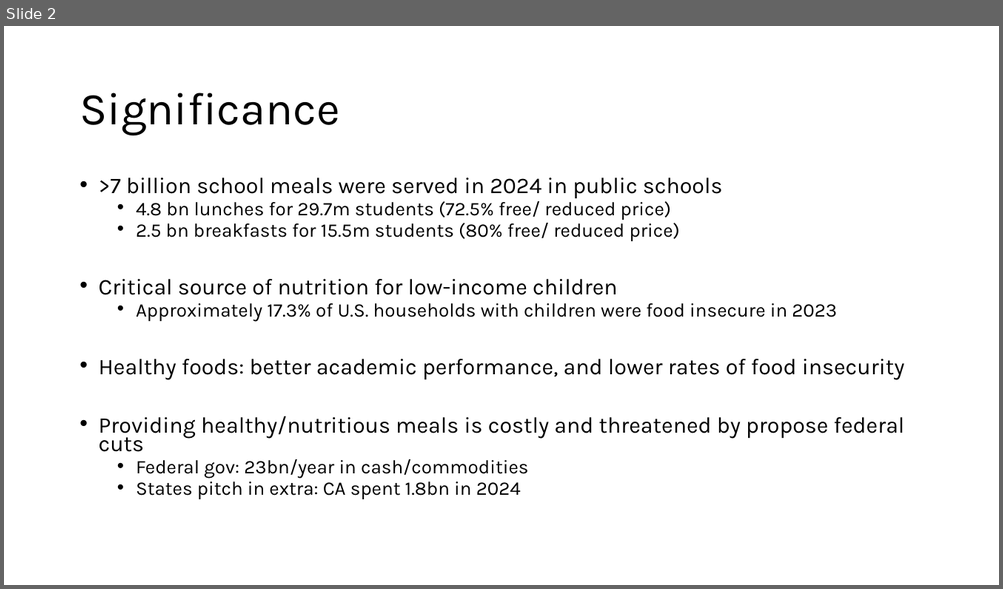
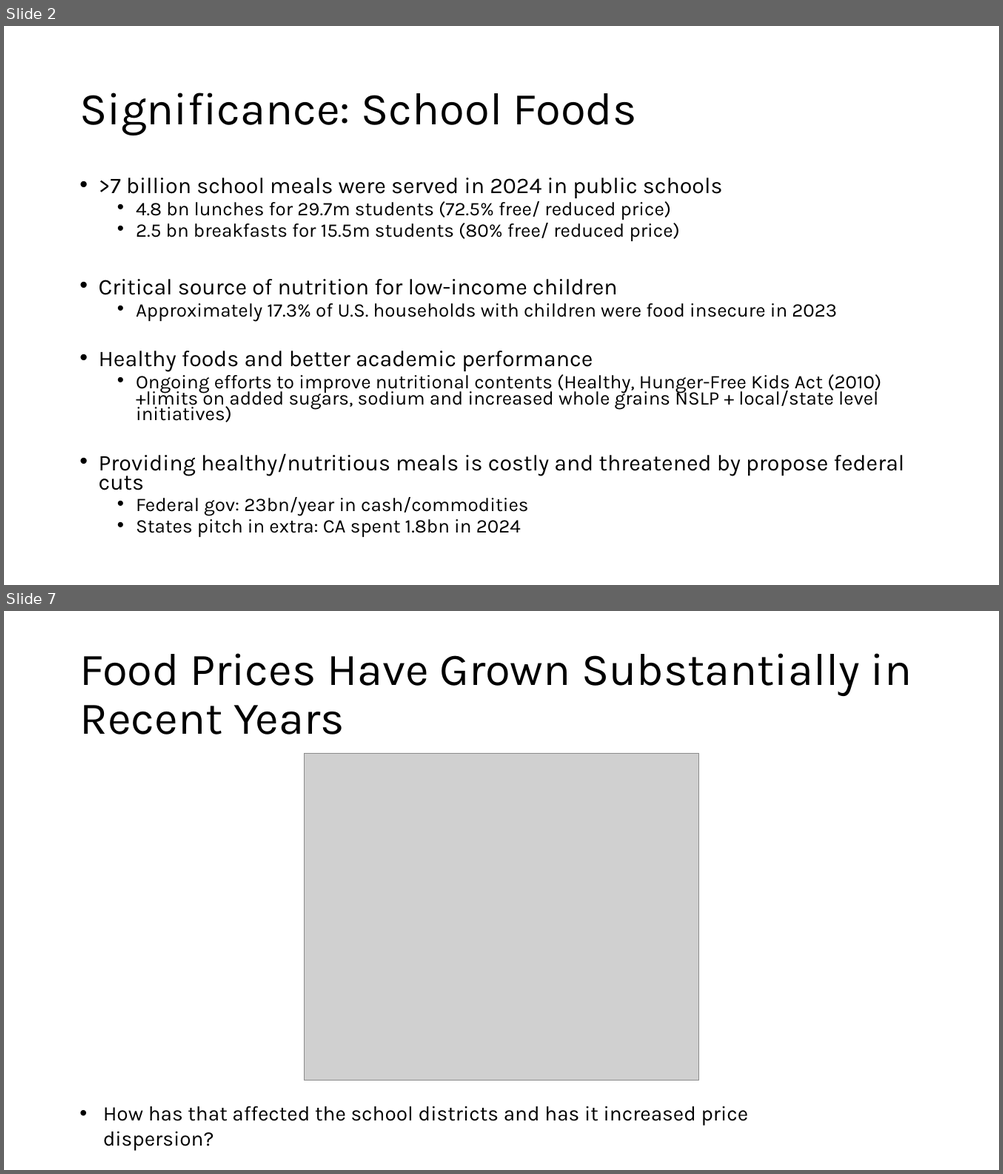
Before and after one commit to darionphan/obesitydata, a slide deck: Slides/SFP.pptx. Shown one above the other, each under a label of ours: slide 2 before the commit, slides 2 and 7 after it; the slides between them are not shown. The pictures are 1003x589 and 1003x1174 pixels, drawn with LibreOffice and Linux fonts; fonts in the diff are those of the drawing; grey boxes stand for pictures. Boxes give left, top, right and bottom in pixels: in the first picture for what was removed or moved away, otherwise in the second. Text is boxed around its words. In the diff, an @@ line names an element or a change of style, - is before the commit and + after.

```diff
--- a/Slides/SFP.pptx
+++ b/Slides/SFP.pptx
@@ slide 7 added at (4, 611, 999, 1170), background #FFFFFF @@
@@ title added at (79, 653, 911, 735), 44 pt, text #000000 @@
+Food Prices Have Grown Substantially in Recent Years
@@ picture added at (304, 754, 699, 1081) @@
@@ text added at (103, 1106, 748, 1126), 20 pt, text #000000 @@
+• How has that affected the school districts and has it increased price dispersion?
@@ slide 2 changed as well @@
@@ title at (79, 93, 637, 136): text changed @@
-Significance
+Significance: School Foods
@@ text at (99, 351, 881, 423): text changed; size 21.7 to 18.6 pt @@
-• Healthy foods: better academic performance, and lower rates of food insecurity
+• Healthy foods and better academic performance
+  • Ongoing efforts to improve nutritional contents (Healthy, Hunger-Free Kids Act (2010) +limits on added sugars, sodium and increased whole grains NSLP + local/state level initiatives)
```
Also in this commit, not shown: 2 other slides changed, 11 other slides added.
